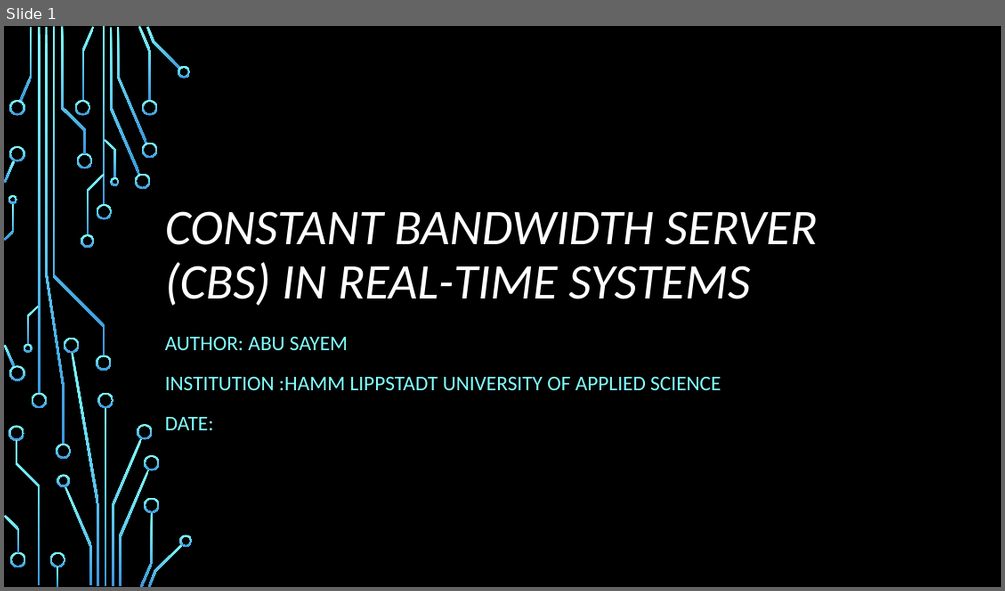
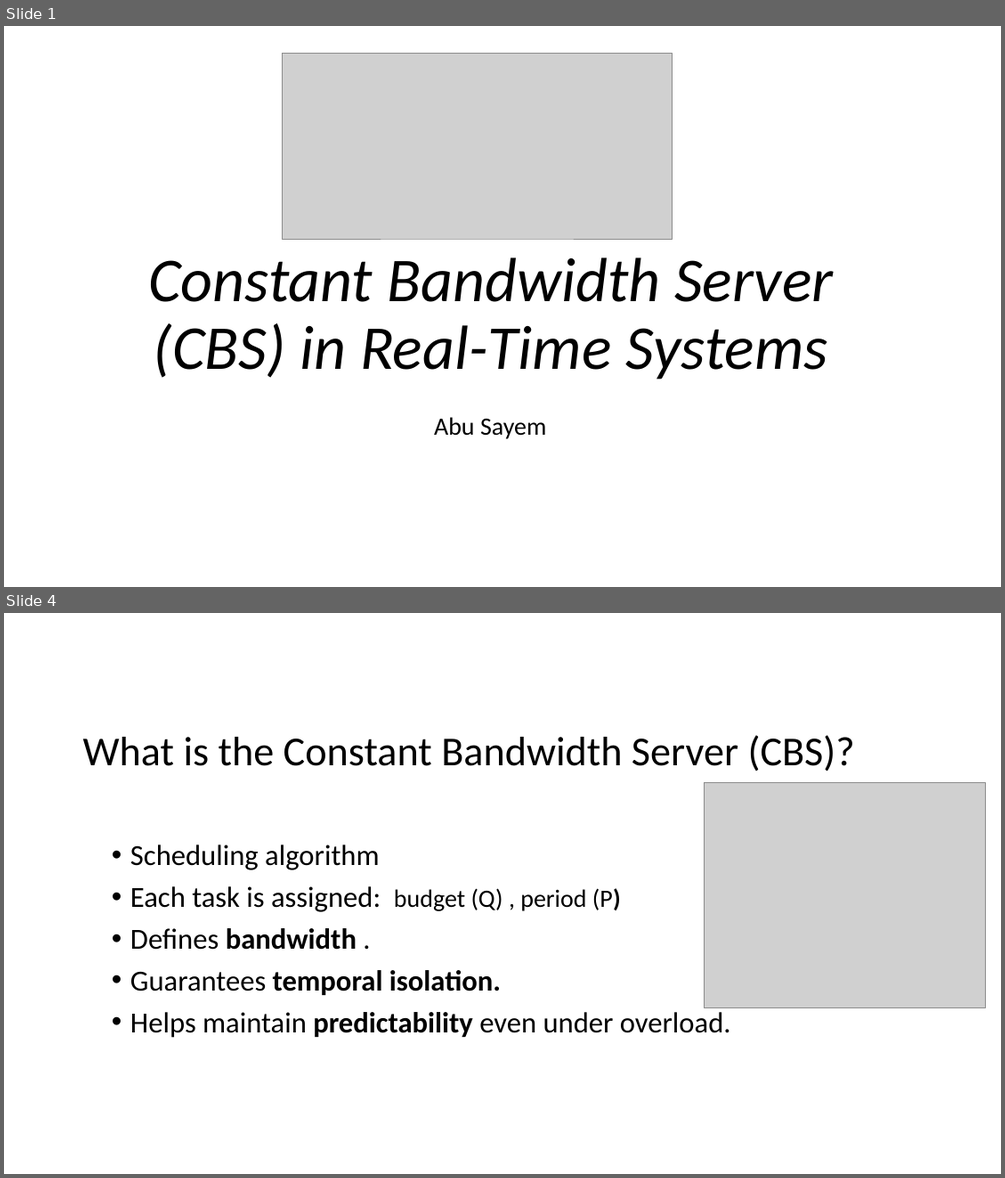
Before and after one commit to CCsayem/Constant-Bandwith-Server-Real-Time-Systems, a slide deck: Constant Bandwidth Server (CBS) in Real-Time.pptx. Shown one above the other, each under a label of ours: slide 1 before the commit, slides 1 and 4 after it; the slides between them are not shown. The pictures are 1005x591 and 1005x1178 pixels, drawn with LibreOffice and Linux fonts; fonts in the diff are those of the drawing; grey boxes stand for pictures; background and template pictures are left out. Boxes give left, top, right and bottom in pixels: in the first picture for what was removed or moved away, otherwise in the second. Text is boxed around its words. In the diff, an @@ line names an element or a change of style, - is before the commit and + after.

```diff
--- a/Constant Bandwidth Server (CBS) in Real-Time.pptx
+++ b/Constant Bandwidth Server (CBS) in Real-Time.pptx
@@ slide 4 added at bbox=[4, 613, 1001, 1174], background #FFFFFF @@
@@ title added at bbox=[83, 735, 855, 771], 39.6 pt, text #000000 @@
+What is the Constant Bandwidth Server (CBS)?
@@ picture added at bbox=[704, 783, 985, 1008] @@
@@ text added at bbox=[130, 844, 731, 1038], 28 pt, text #000000 @@
+• Scheduling algorithm
+• Each task is assigned: budget (Q) , period (P)
+• Defines bandwidth .
+• Guarantees temporal isolation.
+• Helps maintain predictability even under overload.
@@ slide 1 changed as well @@
@@ background picture (left out) to #FFFFFF @@
@@ picture added at bbox=[283, 54, 672, 239] @@
@@ title at bbox=[148, 257, 833, 379]: text changed; size 48 to 60 pt; text colour #FFFFFF to #000000 @@
-CONSTANT BANDWIDTH SERVER (CBS) IN REAL-TIME SYSTEMS
+Constant Bandwidth Server (CBS) in Real-Time Systems
@@ subtitle at bbox=[434, 417, 546, 439]: text changed; size 20 to 24 pt; text colour #82FFFF to #000000 @@
-AUTHOR: ABU SAYEM
-INSTITUTION :HAMM LIPPSTADT UNIVERSITY OF APPLIED SCIENCE
-DATE:
+Abu Sayem
@@ group removed at bbox=[4, 26, 193, 587]: 50 freeform shapes, 4 rectangles @@
```
Also in this commit, not shown: 11 other slides added, 6 slides removed.
